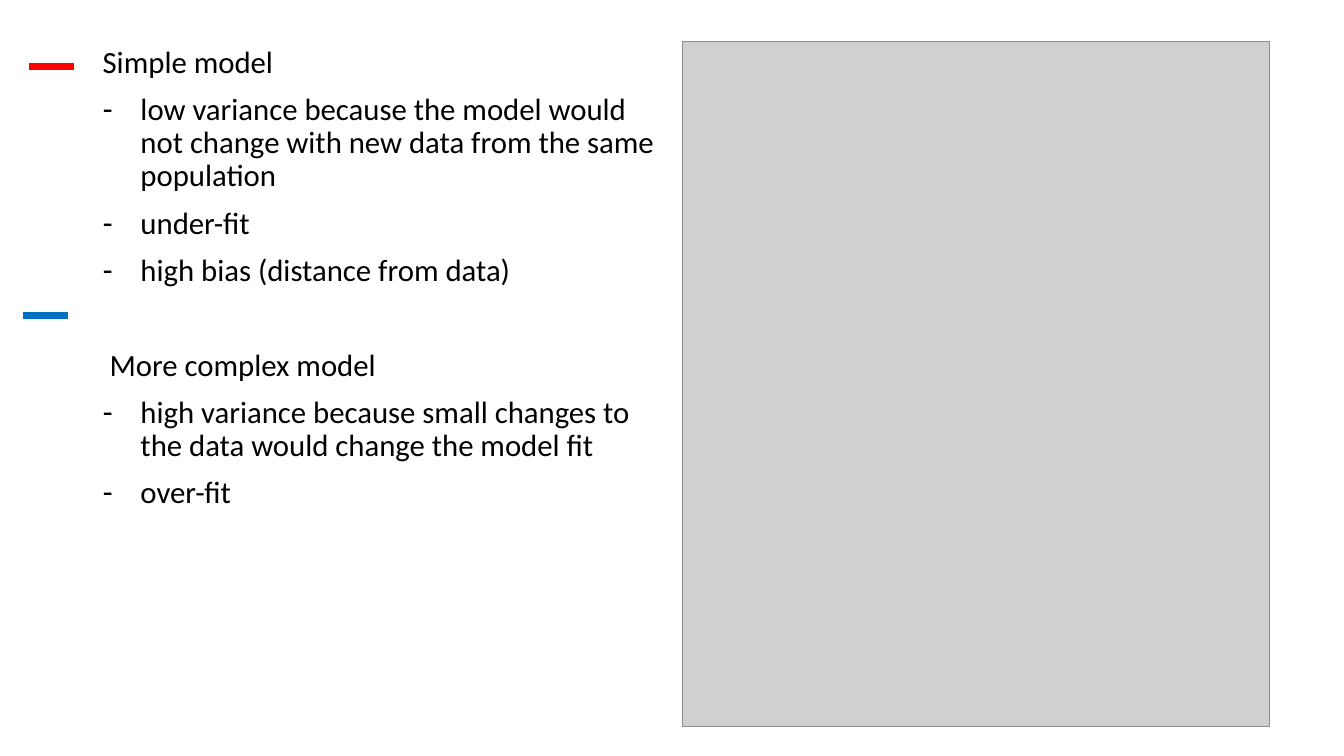
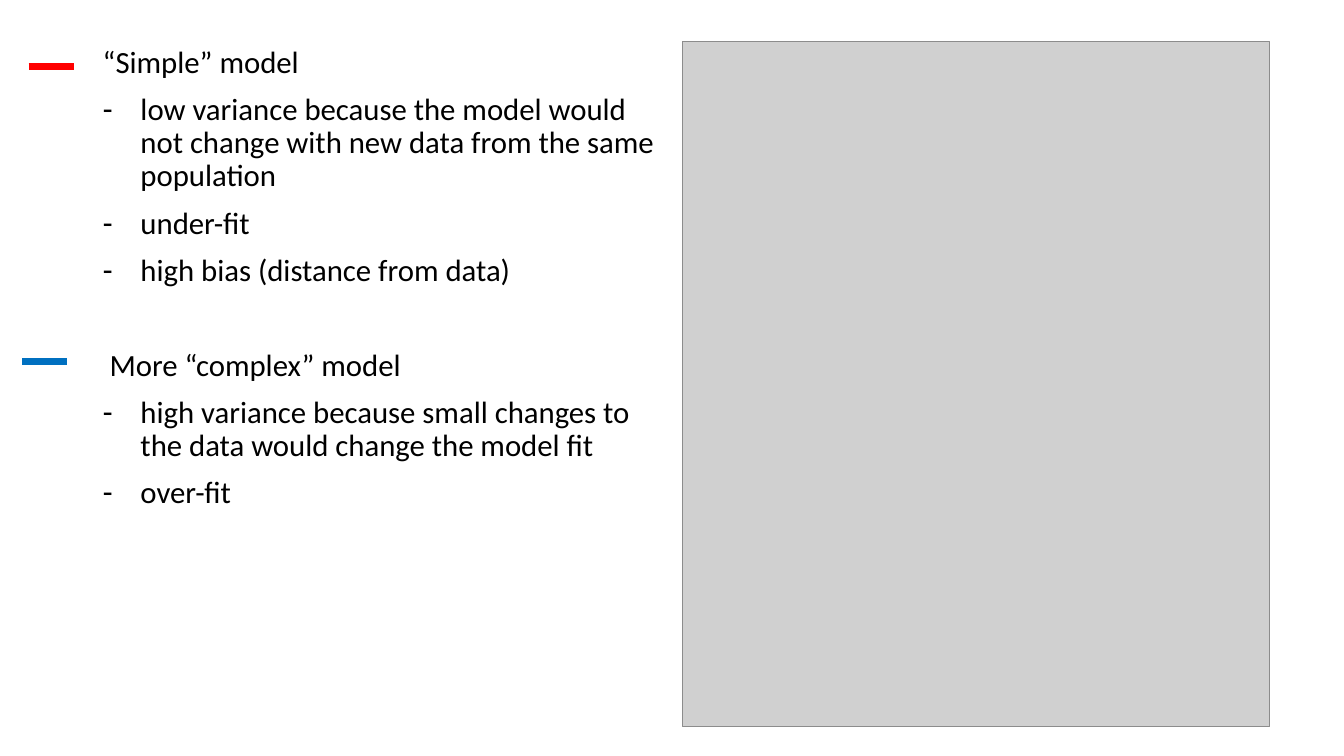
Before and after one commit to karlenaochoa/c4-ml-2020, a slide deck: slide 14 of slides/w2p1-bias-variance-resampling/w2p1.pptx. Drawn at 1344x756 pixels with LibreOffice and Linux fonts; fonts in the diff are those of the drawing; grey boxes stand for pictures. Boxes give left, top, right and bottom in pixels: in the first picture for what was removed or moved away, otherwise in the second. Text is boxed around its words. In the diff, an @@ line names an element or a change of style, - is before the commit and + after.

```diff
--- a/slides/w2p1-bias-variance-resampling/w2p1.pptx
+++ b/slides/w2p1-bias-variance-resampling/w2p1.pptx
@@ text at (x1=103, y1=51, x2=299, y2=78): text changed @@
-Simple model
+“Simple” model
@@ text at (x1=110, y1=354, x2=400, y2=381): text changed @@
-More complex model
+More “complex” model
@@ line moved from (23, 316) - (69, 316) to (22, 362) - (68, 362) @@
```
Also in this commit, not shown: 26 other slides changed, 1 slide added, 3 slides removed.
